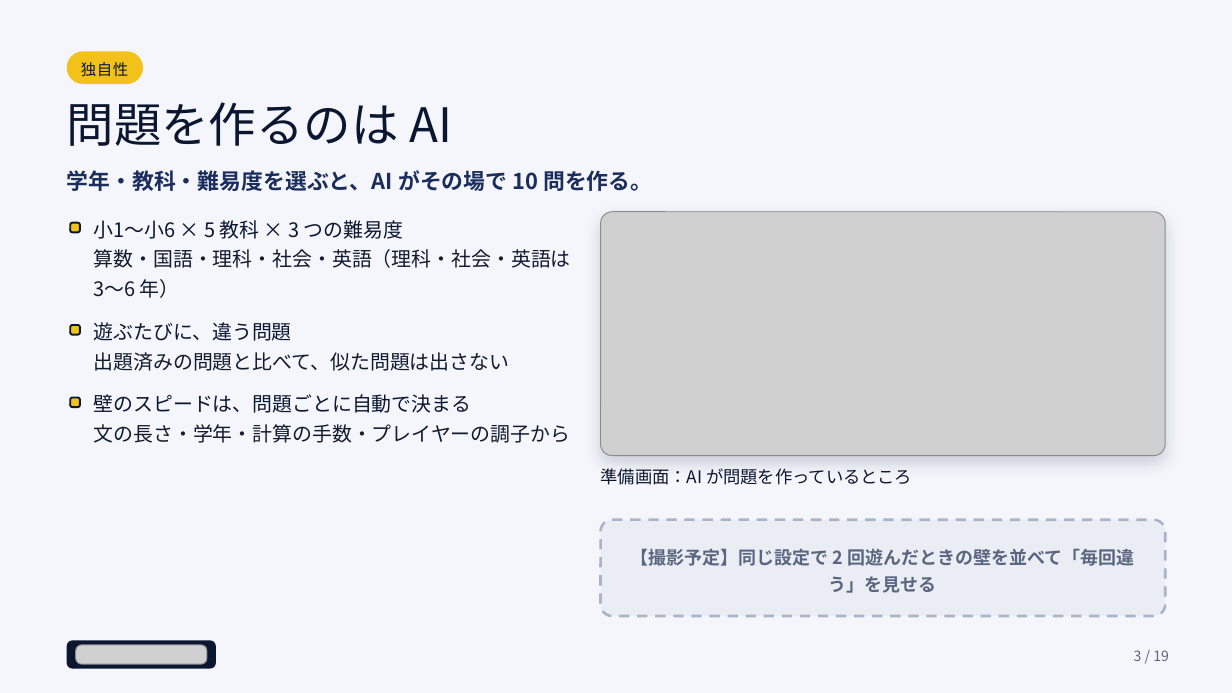
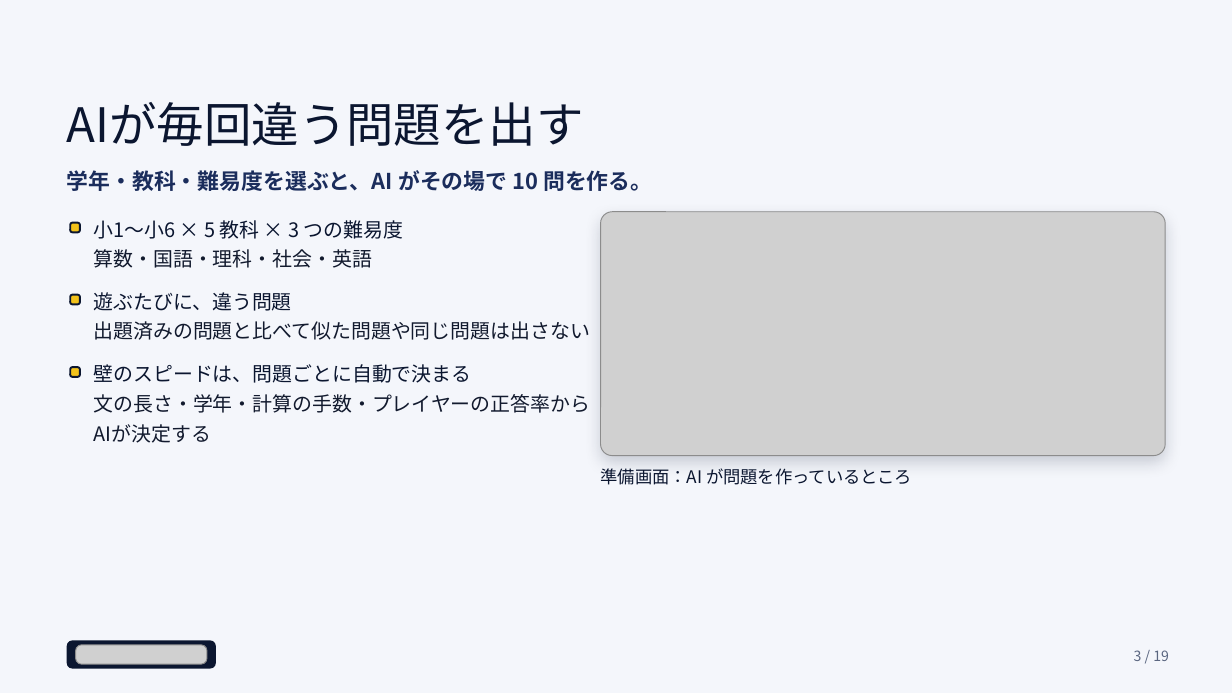
Before and after one commit to YuKatsumoto/AIQUIZ, a slide deck: slide 3 of AIQUIZ-Godot/docs/submission/02_アピール資料.pptx. Drawn at 1232x693 pixels with LibreOffice and Linux fonts; fonts in the diff are those of the drawing; grey boxes stand for pictures. Boxes give left, top, right and bottom in pixels: in the first picture for what was removed or moved away, otherwise in the second. Text is boxed around its words. In the diff, an @@ line names an element or a change of style, - is before the commit and + after.

```diff
--- a/AIQUIZ-Godot/docs/submission/02_アピール資料.pptx
+++ b/AIQUIZ-Godot/docs/submission/02_アピール資料.pptx
@@ rounded rectangle removed at [67, 52, 143, 84] @@
@@ text removed at [81, 62, 128, 77] @@
-独自性
@@ text at [67, 102, 584, 146]: text changed @@
-問題を作るのは AI
+AIが毎回違う問題を出す
@@ text at [94, 220, 402, 268]: text changed; text colour #121A2E to #0B1630 @@
-小1〜小6 × 5 教科 × 3 つの難易度
-算数・国語・理科・社会・英語（理科・社会・英語は 3〜6 年）
+小1〜小6 × 5 教科 × 3 つの難易度
+算数・国語・理科・社会・英語
@@ rounded rectangle: place and size @@
-rounded rectangle at [70, 325, 79, 335]
+rounded rectangle at [70, 295, 79, 304]
@@ text at [94, 292, 590, 340]: text changed @@
-遊ぶたびに、違う問題
-出題済みの問題と比べて、似た問題は出さない
+遊ぶたびに、違う問題
+出題済みの問題と比べて似た問題や同じ問題は出さない
@@ rounded rectangle: place and size @@
-rounded rectangle at [70, 397, 79, 407]
+rounded rectangle at [70, 367, 79, 376]
@@ text at [94, 364, 590, 443]: text changed @@
-壁のスピードは、問題ごとに自動で決まる
-文の長さ・学年・計算の手数・プレイヤーの調子から
+壁のスピードは、問題ごとに自動で決まる
+文の長さ・学年・計算の手数・プレイヤーの正答率から
+AIが決定する
@@ rounded rectangle removed at [601, 519, 1165, 616] @@
@@ text removed at [631, 548, 1135, 593] @@
-【撮影予定】同じ設定で 2 回遊んだときの壁を並べて「毎回違う」を見せる
```
Also in this commit, not shown: 6 other slides changed, 1 slide removed, 39 other files.
